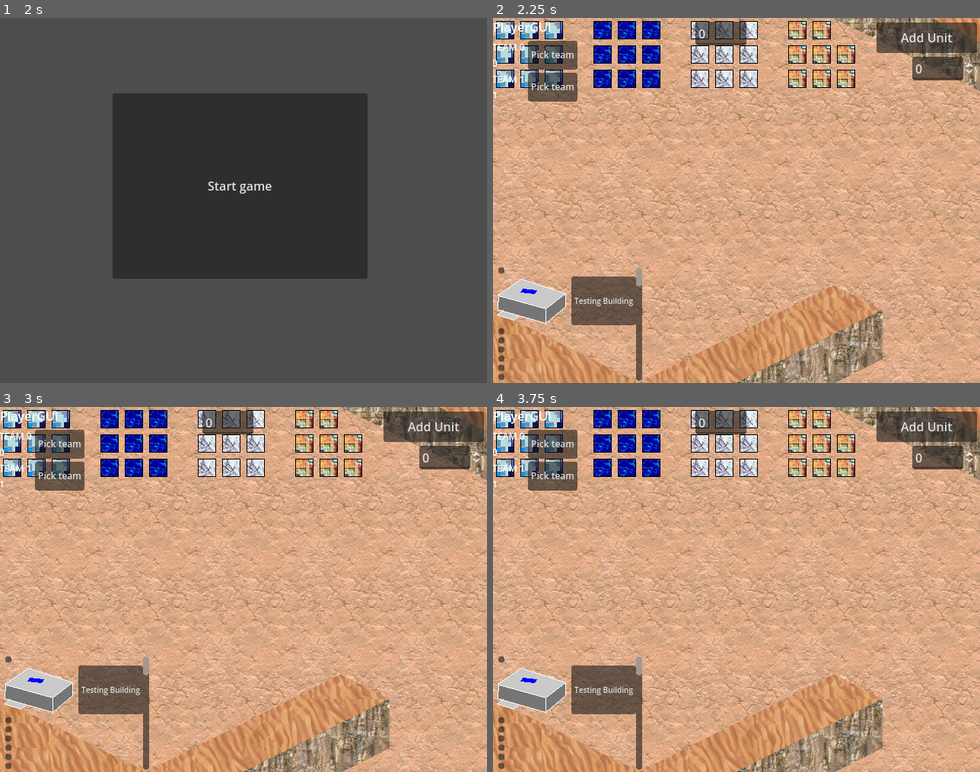
Above: before the commit, frames 1-4 (two rows, left to right).
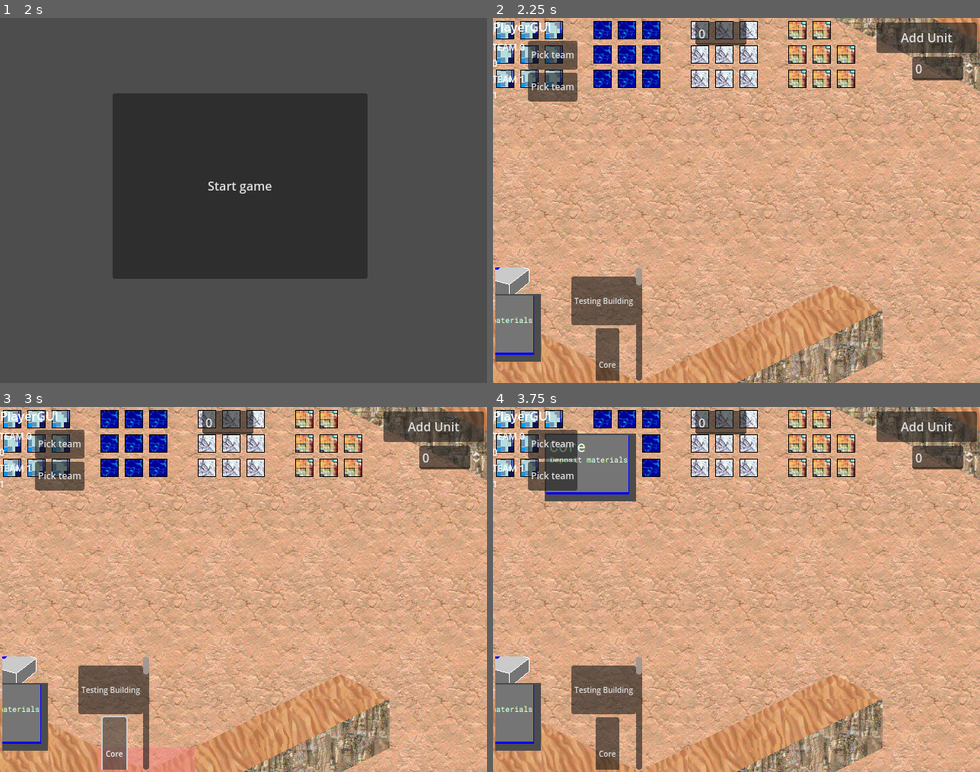
Above: after the commit, the same moments.

Repository: supereason333/exo-conquest
Game: Godot game, scene res://menu/main_menus/title_screen.tscn
Two runs of this game, one before a commit and one after it. Both use one fixed random seed, a clock stepped at 60 frames per second and the inputs below. The engine's default icon, where the game draws it, is replaced by a stand-in: a white triangle on a blue panel in a dark square.
Inputs (mouse positions are in pixels of both pictures, inside the frame that each line leads up to):
- Up to frame 1 (2 s): tap Enter at 0.5 s; move the mouse to (350, 182) at 0.52 s; click (350, 182) at 0.6 s; click "Host game" at 1.25 s
- Up to frame 2 (2.25 s): click "Start game" at 2 s
- Up to frame 3 (3 s): click (116, 753) at 2.75 s, where only the run after the commit has a clickable "Core"
- Up to frame 4 (3.75 s): click "Pick team" at 3.5 s

Frame 1 is identical in both runs. In frame 2, 3.2% of the frame differs, in the area x 0-31%, y 68-100%; in frame 3, 3.4%; in frame 4, 6.5%, in the area x 0-31%, y 7-100%.

Commit message:
Added core building and fixed issue where build place checker was offset

Diff:
--- a/game/buildings/building_loader.gd
+++ b/game/buildings/building_loader.gd
@@ -1,7 +1,8 @@
 extends Node
 
 var building_list := [
-	preload("res://game/buildings/testing_building.tscn")
+	preload("res://game/buildings/testing_building.tscn"),
+	preload("res://game/buildings/core.tscn")
 ]
 var ins_building_list:Array[Node2D]
 
--- /dev/null
+++ b/game/buildings/core.gd
@@ -0,0 +1 @@
+extends "res://game/buildings/base_building/base_building.gd"
--- /dev/null
+++ b/game/buildings/core.tscn
@@ -0,0 +1,41 @@
+[gd_scene load_steps=7 format=3 uid="uid://c7rkld6n5r71m"]
+
+[ext_resource type="Script" path="res://game/buildings/core.gd" id="1_vn618"]
+[ext_resource type="PackedScene" uid="uid://hanc83gq25q3" path="res://game/buildings/base_building/base_building_sprite.tscn" id="2_tubfw"]
+[ext_resource type="Texture2D" uid="uid://byw4na1j6tnne" path="res://game/resources/sprites/buildings/core.png" id="3_baoq6"]
+[ext_resource type="Texture2D" uid="uid://b0bafl8xrg4le" path="res://game/resources/sprites/buildings/core_color_layer.png" id="4_a4i1y"]
+
+[sub_resource type="SpriteFrames" id="SpriteFrames_dg3l3"]
+animations = [{
+"frames": [{
+"duration": 1.0,
+"texture": ExtResource("3_baoq6")
+}],
+"loop": true,
+"name": &"default",
+"speed": 5.0
+}]
+
+[sub_resource type="SpriteFrames" id="SpriteFrames_7rftl"]
+animations = [{
+"frames": [{
+"duration": 1.0,
+"texture": ExtResource("4_a4i1y")
+}],
+"loop": true,
+"name": &"default",
+"speed": 5.0
+}]
+
+[node name="Core" type="StaticBody2D"]
+script = ExtResource("1_vn618")
+size = Vector2i(4, 3)
+base_health = 8000.0
+building_id = 2
+building_name = "Core"
+
+[node name="CollisionShape2D" type="CollisionShape2D" parent="."]
+
+[node name="BaseBuildingSprite" parent="." instance=ExtResource("2_tubfw")]
+sprite_frames = SubResource("SpriteFrames_dg3l3")
+color_sprite = SubResource("SpriteFrames_7rftl")
--- a/game/buildings/testing_building.tscn
+++ b/game/buildings/testing_building.tscn
@@ -28,7 +28,6 @@
 }]
 
 [node name="TestingBuilding" type="StaticBody2D"]
-position = Vector2(48, 32)
 script = ExtResource("1_ymmw5")
 size = Vector2i(3, 2)
 base_health = 1000.0
--- a/game/game_environment.gd
+++ b/game/game_environment.gd
@@ -85,28 +85,30 @@
 	if box_select:
 		draw_rect(box, Color.GREEN, false, 2)
 	if build_draw_rects and placing_building:
-		var b := true
+		var detector_build_check := true
+		var build_check := true
+		building_detector.position = Vector2i(get_global_mouse_position() / 32) * 32 + building.size * 32 / 2
+		var 𝓬𝓾𝓻𝓼𝓮_𝓸𝓯_𝓽𝓱𝓮_𝓷𝓲𝓵𝓮 = building_detector.get_overlapping_bodies()
+		for 𓀔𓀇𓀅𓀋𓀡𓀡𓀕𓀠𓀧𓀨𓀣𓀷𓀷𓀿𓀿𓁀𓁶𓁰 in 𝓬𝓾𝓻𝓼𝓮_𝓸𝓯_𝓽𝓱𝓮_𝓷𝓲𝓵𝓮:
+			if 𓀔𓀇𓀅𓀋𓀡𓀡𓀕𓀠𓀧𓀨𓀣𓀷𓀷𓀿𓀿𓁀𓁶𓁰.is_in_group("building"):
+				detector_build_check = false
+				build_check = false
+
 		for rect in build_draw_rects:
-			var bb := true
+			var tile_build_check := true
 			rect.position += Vector2(data_tile_map.local_to_map(get_global_mouse_position())) * 32
 			var tile = data_tile_map.get_cell_tile_data(data_tile_map.local_to_map(rect.position))
 			if tile:
 				if tile.get_custom_data("Not buildable"):
-					bb = false
+					tile_build_check = false
 
-			building_detector.position = rect.position - Vector2(16, 0)
-			var 𝓬𝓾𝓻𝓼𝓮_𝓸𝓯_𝓽𝓱𝓮_𝓷𝓲𝓵𝓮 = building_detector.get_overlapping_bodies()
-			for 𓀔𓀇𓀅𓀋𓀡𓀡𓀕𓀠𓀧𓀨𓀣𓀷𓀷𓀿𓀿𓁀𓁶𓁰 in 𝓬𝓾𝓻𝓼𝓮_𝓸𝓯_𝓽𝓱𝓮_𝓷𝓲𝓵𝓮:
-				if 𓀔𓀇𓀅𓀋𓀡𓀡𓀕𓀠𓀧𓀨𓀣𓀷𓀷𓀿𓀿𓁀𓁶𓁰.is_in_group("building"):
-					bb = false
-
-			if bb:
+			if tile_build_check and detector_build_check:
 				draw_rect(rect, Color.LIGHT_GREEN * Color(1, 1, 1, 0.5))
 			else:
 				draw_rect(rect, Color.LIGHT_CORAL * Color(1, 1, 1, 0.5))
-				b = false
+				build_check = false
 
-		if b:
+		if build_check:
 			can_build = true
 		else:
 			can_build = false
--- a/game/units/base_unit/base_unit.gd
+++ b/game/units/base_unit/base_unit.gd
@@ -86,7 +86,7 @@
 	health_bar.name = "HealthBar"
 	health_bar.show_percentage = false
 	health_bar.size = Vector2(50, 6)
-	#health_bar.position = Vector2(-health_bar.size.x / 2, collision_shape.shape.size.y / 2 + 10)
+	health_bar.position = Vector2(-health_bar.size.x / 2, collision_shape.shape.size.y / 2 + 10)
 	var style_box = StyleBoxFlat.new()
 	style_box.bg_color = Color.RED
 	health_bar.add_theme_stylebox_override("background", style_box)
@@ -164,6 +164,8 @@
 
 	if in_vision.has(body):
 		in_vision.remove_at(in_vision.find(body))
+	if chase_target == body:
+		chase_target = null
 
 func on_body_entered(body:Node2D):
 	if tags.has(TAGS.NOAI): return
--- /dev/null
+++ b/game/units/miner_unit.gd
@@ -0,0 +1,13 @@
+extends "res://game/units/base_unit/base_unit.gd"
+
+func _ready() -> void:
+	super()
+
+func _process(delta: float) -> void:
+	super(delta)
+
+func _physics_process(delta: float) -> void:
+	super(delta)
+
+func search_vision():
+	pass
--- /dev/null
+++ b/game/units/miner_unit.tscn
@@ -0,0 +1,267 @@
+[gd_scene load_steps=40 format=3 uid="uid://detxmk1f7bbba"]
+
+[ext_resource type="Script" path="res://game/units/miner_unit.gd" id="1_ecd2s"]
+[ext_resource type="PackedScene" uid="uid://od13t5sdilfi" path="res://game/units/base_unit/unit_sprite.tscn" id="2_x2ph6"]
+[ext_resource type="Texture2D" uid="uid://pp43f6as6n6j" path="res://game/resources/sprites/miner_unit.png" id="3_55ojm"]
+[ext_resource type="Texture2D" uid="uid://bpd8h3qk12wyl" path="res://game/resources/sprites/miner_unit_color_layer.png" id="4_wvomt"]
+
+[sub_resource type="RectangleShape2D" id="RectangleShape2D_rdt7w"]
+size = Vector2(32, 32)
+
+[sub_resource type="AtlasTexture" id="AtlasTexture_a3ct5"]
+atlas = ExtResource("3_55ojm")
+region = Rect2(0, 0, 32, 43)
+
+[sub_resource type="AtlasTexture" id="AtlasTexture_irb2x"]
+atlas = ExtResource("3_55ojm")
+region = Rect2(0, 645, 32, 43)
+
+[sub_resource type="AtlasTexture" id="AtlasTexture_g4csr"]
+atlas = ExtResource("3_55ojm")
+region = Rect2(0, 602, 32, 43)
+
+[sub_resource type="AtlasTexture" id="AtlasTexture_6ypd8"]
+atlas = ExtResource("3_55ojm")
+region = Rect2(0, 559, 32, 43)
+
+[sub_resource type="AtlasTexture" id="AtlasTexture_pdai3"]
+atlas = ExtResource("3_55ojm")
+region = Rect2(0, 516, 32, 43)
+
+[sub_resource type="AtlasTexture" id="AtlasTexture_ixqw7"]
+atlas = ExtResource("3_55ojm")
+region = Rect2(0, 473, 32, 43)
+
+[sub_resource type="AtlasTexture" id="AtlasTexture_moixk"]
+atlas = ExtResource("3_55ojm")
+region = Rect2(0, 430, 32, 43)
+
+[sub_resource type="AtlasTexture" id="AtlasTexture_3jlfy"]
+atlas = ExtResource("3_55ojm")
+region = Rect2(0, 387, 32, 43)
+
+[sub_resource type="AtlasTexture" id="AtlasTexture_khecs"]
+atlas = ExtResource("3_55ojm")
+region = Rect2(0, 344, 32, 43)
+
+[sub_resource type="AtlasTexture" id="AtlasTexture_5godt"]
+atlas = ExtResource("3_55ojm")
+region = Rect2(0, 301, 32, 43)
+
+[sub_resource type="AtlasTexture" id="AtlasTexture_w4x0s"]
+atlas = ExtResource("3_55ojm")
+region = Rect2(0, 258, 32, 43)
+
+[sub_resource type="AtlasTexture" id="AtlasTexture_ar3pj"]
+atlas = ExtResource("3_55ojm")
+region = Rect2(0, 215, 32, 43)
+
+[sub_resource type="AtlasTexture" id="AtlasTexture_w4miw"]
+atlas = ExtResource("3_55ojm")
+region = Rect2(0, 172, 32, 43)
+
+[sub_resource type="AtlasTexture" id="AtlasTexture_i05cn"]
+atlas = ExtResource("3_55ojm")
+region = Rect2(0, 129, 32, 43)
+
+[sub_resource type="AtlasTexture" id="AtlasTexture_bi0dc"]
+atlas = ExtResource("3_55ojm")
+region = Rect2(0, 86, 32, 43)
+
+[sub_resource type="AtlasTexture" id="AtlasTexture_uho6y"]
+atlas = ExtResource("3_55ojm")
+region = Rect2(0, 43, 32, 43)
+
+[sub_resource type="SpriteFrames" id="SpriteFrames_xf1uu"]
+animations = [{
+"frames": [{
+"duration": 1.0,
+"texture": SubResource("AtlasTexture_a3ct5")
+}, {
+"duration": 1.0,
+"texture": SubResource("AtlasTexture_irb2x")
+}, {
+"duration": 1.0,
+"texture": SubResource("AtlasTexture_g4csr")
+}, {
+"duration": 1.0,
+"texture": SubResource("AtlasTexture_6ypd8")
+}, {
+"duration": 1.0,
+"texture": SubResource("AtlasTexture_pdai3")
+}, {
+"duration": 1.0,
+"texture": SubResource("AtlasTexture_ixqw7")
+}, {
+"duration": 1.0,
+"texture": SubResource("AtlasTexture_moixk")
+}, {
+"duration": 1.0,
+"texture": SubResource("AtlasTexture_3jlfy")
+}, {
+"duration": 1.0,
+"texture": SubResource("AtlasTexture_khecs")
+}, {
+"duration": 1.0,
+"texture": SubResource("AtlasTexture_5godt")
+}, {
+"duration": 1.0,
+"texture": SubResource("AtlasTexture_w4x0s")
+}, {
+"duration": 1.0,
+"texture": SubResource("AtlasTexture_ar3pj")
+}, {
+"duration": 1.0,
+"texture": SubResource("AtlasTexture_w4miw")
+}, {
+"duration": 1.0,
+"texture": SubResource("AtlasTexture_i05cn")
+}, {
+"duration": 1.0,
+"texture": SubResource("AtlasTexture_bi0dc")
+}, {
+"duration": 1.0,
+"texture": SubResource("AtlasTexture_uho6y")
+}],
+"loop": true,
+"name": &"default",
+"speed": 5.0
+}]
+
+[sub_resource type="AtlasTexture" id="AtlasTexture_55bud"]
+atlas = ExtResource("4_wvomt")
+region = Rect2(0, 0, 34, 45)
+
+[sub_resource type="AtlasTexture" id="AtlasTexture_hl0pg"]
+atlas = ExtResource("4_wvomt")
+region = Rect2(0, 45, 34, 45)
+
+[sub_resource type="AtlasTexture" id="AtlasTexture_ghpu0"]
+atlas = ExtResource("4_wvomt")
+region = Rect2(0, 90, 34, 45)
+
+[sub_resource type="AtlasTexture" id="AtlasTexture_gt5c4"]
+atlas = ExtResource("4_wvomt")
+region = Rect2(0, 135, 34, 45)
+
+[sub_resource type="AtlasTexture" id="AtlasTexture_t2ypk"]
+atlas = ExtResource("4_wvomt")
+region = Rect2(0, 180, 34, 45)
+
+[sub_resource type="AtlasTexture" id="AtlasTexture_22hfc"]
+atlas = ExtResource("4_wvomt")
+region = Rect2(0, 225, 34, 45)
+
+[sub_resource type="AtlasTexture" id="AtlasTexture_vr3jq"]
+atlas = ExtResource("4_wvomt")
+region = Rect2(0, 270, 34, 45)
+
+[sub_resource type="AtlasTexture" id="AtlasTexture_h7f85"]
+atlas = ExtResource("4_wvomt")
+region = Rect2(0, 315, 34, 45)
+
+[sub_resource type="AtlasTexture" id="AtlasTexture_q8c2f"]
+atlas = ExtResource("4_wvomt")
+region = Rect2(0, 360, 34, 45)
+
+[sub_resource type="AtlasTexture" id="AtlasTexture_ng8n4"]
+atlas = ExtResource("4_wvomt")
+region = Rect2(0, 405, 34, 45)
+
+[sub_resource type="AtlasTexture" id="AtlasTexture_30a5x"]
+atlas = ExtResource("4_wvomt")
+region = Rect2(0, 450, 34, 45)
+
+[sub_resource type="AtlasTexture" id="AtlasTexture_qyum8"]
+atlas = ExtResource("4_wvomt")
+region = Rect2(0, 495, 34, 45)
+
+[sub_resource type="AtlasTexture" id="AtlasTexture_xv125"]
+atlas = ExtResource("4_wvomt")
+region = Rect2(0, 540, 34, 45)
+
+[sub_resource type="AtlasTexture" id="AtlasTexture_fb0rv"]
+atlas = ExtResource("4_wvomt")
+region = Rect2(0, 585, 34, 45)
+
+[sub_resource type="AtlasTexture" id="AtlasTexture_5l8vm"]
+atlas = ExtResource("4_wvomt")
+region = Rect2(0, 630, 34, 45)
+
+[sub_resource type="AtlasTexture" id="AtlasTexture_smynu"]
+atlas = ExtResource("4_wvomt")
+region = Rect2(0, 675, 34, 45)
+
+[sub_resource type="SpriteFrames" id="SpriteFrames_d3ana"]
+animations = [{
+"frames": [{
+"duration": 1.0,
+"texture": SubResource("AtlasTexture_55bud")
+}, {
+"duration": 1.0,
+"texture": SubResource("AtlasTexture_hl0pg")
+}, {
+"duration": 1.0,
+"texture": SubResource("AtlasTexture_ghpu0")
+}, {
+"duration": 1.0,
+"texture": SubResource("AtlasTexture_gt5c4")
+}, {
+"duration": 1.0,
+"texture": SubResource("AtlasTexture_t2ypk")
+}, {
+"duration": 1.0,
+"texture": SubResource("AtlasTexture_22hfc")
+}, {
+"duration": 1.0,
+"texture": SubResource("AtlasTexture_vr3jq")
+}, {
+"duration": 1.0,
+"texture": SubResource("AtlasTexture_h7f85")
+}, {
+"duration": 1.0,
+"texture": SubResource("AtlasTexture_q8c2f")
+}, {
+"duration": 1.0,
+"texture": SubResource("AtlasTexture_ng8n4")
+}, {
+"duration": 1.0,
+"texture": SubResource("AtlasTexture_30a5x")
+}, {
+"duration": 1.0,
+"texture": SubResource("AtlasTexture_qyum8")
+}, {
+"duration": 1.0,
+"texture": SubResource("AtlasTexture_xv125")
+}, {
+"duration": 1.0,
+"texture": SubResource("AtlasTexture_fb0rv")
+}, {
+"duration": 1.0,
+"texture": SubResource("AtlasTexture_5l8vm")
+}, {
+"duration": 1.0,
+"texture": SubResource("AtlasTexture_smynu")
+}],
+"loop": true,
+"name": &"default",
+"speed": 5.0
+}]
+
+[node name="MinerUnit" type="CharacterBody2D" groups=["unit"]]
+script = ExtResource("1_ecd2s")
+unit_name = "Miner"
+base_speed = 80
+base_health = 80.0
+attack_cooldown = 1.0
+damage = 3.0
+detect_radius = 50
+vision_radius = 300
+unit_id = 4
+
+[node name="CollisionShape2D" type="CollisionShape2D" parent="."]
+shape = SubResource("RectangleShape2D_rdt7w")
+
+[node name="Base" parent="." instance=ExtResource("2_x2ph6")]
+sprite_frames = SubResource("SpriteFrames_xf1uu")
+color_sprite_frames = SubResource("SpriteFrames_d3ana")
--- a/game/units/unit_loader.gd
+++ b/game/units/unit_loader.gd
@@ -3,7 +3,8 @@
 var unit_list := [
 	preload("res://game/units/testing_unit.tscn"),
 	preload("res://game/units/testing_2_unit.tscn"),
-	preload("res://game/units/sniper_unit.tscn")
+	preload("res://game/units/sniper_unit.tscn"),
+	preload("res://game/units/miner_unit.tscn")
 ]
 
 const MAX_UNITS := 100
Binary file added: game/resources/sprites/buildings/core.png
Not shown, added: game/resources/sprites/buildings/core.png.import
Binary file added: game/resources/sprites/buildings/core_color_layer.png
Not shown, added: game/resources/sprites/buildings/core_color_layer.png.import
Binary file added: game/resources/sprites/miner_unit.png
Not shown, added: game/resources/sprites/miner_unit.png.import
Binary file added: game/resources/sprites/miner_unit_color_layer.png
Not shown, added: game/resources/sprites/miner_unit_color_layer.png.import
